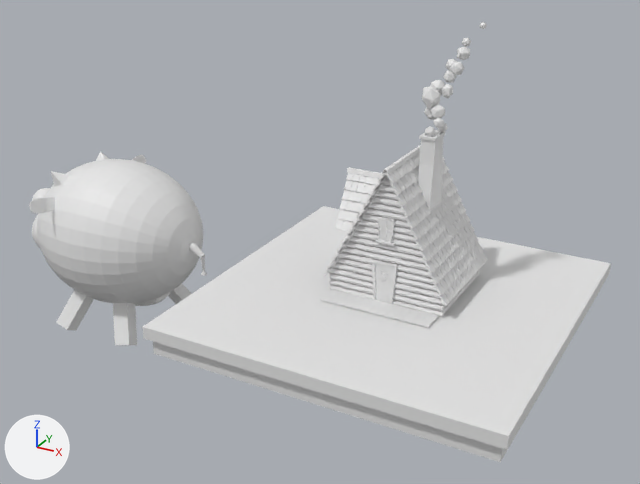
What one commit did to the Blender file House_in_the_forest/House.blend.
The view is the same before and after, from a camera (50 mm lens) standing at (3.04, -6.98, 4.15) and looking at (-0.87, 0.13, 0.59). The axes (+X, +Y, +Z) are drawn at lower left. The lights are the same throughout.

The scene before the commit, as lines of its bpy script (objects in view):
```python
ob_door = bpy.data.objects.new('Door', me_plane_004)
ob_door.location = (0.0, -0.266, 0.518)
ob_door.rotation_euler = (1.571, 0.0, 0.0)  # degrees (90, 0, 0)
ob_door.scale = (0.147, 0.214, 0.147)
ob_plane = bpy.data.objects.new('Plane', me_plane_008)
ob_plane.location = (-3.701, -0.708, 0.741)
ob_plane.rotation_euler = (-0.348, 0.815, -0.258)  # degrees (-20, 47, -15)
ob_plane.scale = (0.98, 0.98, 0.98)
ob_sphere = bpy.data.objects.new('Sphere', me_sphere_003)
ob_sphere.location = (-3.356, -0.005, 0.251)
ob_sphere.rotation_euler = (0.0, 1.571, 0.0)  # degrees (0, 90, 0)
ob_sphere.scale = (0.98, 0.98, 0.98)
ob_sphere_001 = bpy.data.objects.new('Sphere.001', me_sphere_004)
ob_sphere_001.location = (-4.222, -0.005, 0.127)
ob_sphere_001.rotation_euler = (-1.571, 1.571, 0.0)  # degrees (-90, 90, 0)
ob_sphere_001.scale = (0.98, 0.98, 0.98)
ob_sphere_002 = bpy.data.objects.new('Sphere.002', me_sphere_005)
ob_sphere_002.location = (-4.212, -0.23, 0.526)
ob_sphere_002.rotation_euler = (0.0, 1.571, 0.0)  # degrees (0, 90, 0)
ob_sphere_002.scale = (0.154, 0.154, 0.154)
# also in view: 'Tiles' at (0.02, 0.25, 1.03); 'Cube.001' at (0.02, -0.37, 0.31); 'Platform' at (0.0, 0.0, 0.15); 'Chimney' at (0.21, 0.26, 1.4); 'Tiles.001' at (-0.35, 0.26, 1.11)
```
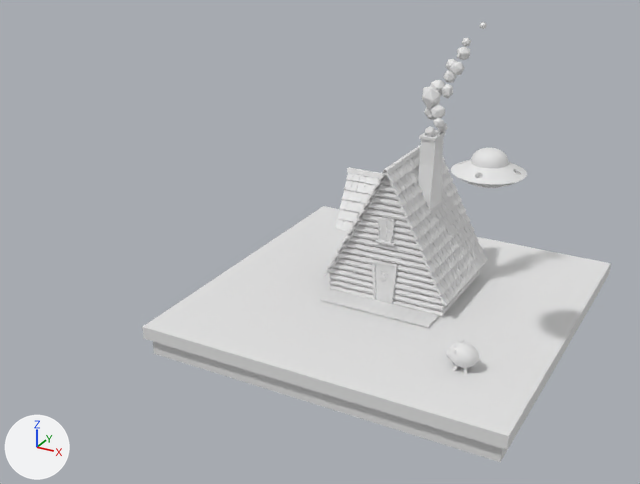
Diff of the bpy script that builds the scene:
```diff
--- a/House_in_the_forest/House.blend.py
+++ b/House_in_the_forest/House.blend.py
@@ me_cylinder_004 @@
+me_cylinder_004.from_pydata(...)  # 648 vertices, 486 faces; spans x -1.0..1.0, y -1.0..1.0, z -0.28..0.6
+me_cylinder_004.polygons.foreach_set('use_smooth', [True] * 486)
@@ ob_sphere @@
 ob_sphere = bpy.data.objects.new('Sphere', me_sphere_003)
-ob_sphere.location = (-3.356, -0.005, 0.251)
+ob_sphere.location = (1.061, -0.967, 0.423)
 ob_sphere.rotation_euler = (0.0, 1.571, 0.0)  # degrees (0, 90, 0)
-ob_sphere.scale = (0.98, 0.98, 0.98)
+ob_sphere.scale = (0.122, 0.122, 0.122)
@@ ob_sphere_001 @@
 ob_sphere_001 = bpy.data.objects.new('Sphere.001', me_sphere_004)
-ob_sphere_001.location = (-4.222, -0.005, 0.127)
+ob_sphere_001.location = (0.953, -0.967, 0.407)
 ob_sphere_001.rotation_euler = (-1.571, 1.571, 0.0)  # degrees (-90, 90, 0)
-ob_sphere_001.scale = (0.98, 0.98, 0.98)
+ob_sphere_001.scale = (0.122, 0.122, 0.122)
@@ ob_sphere_002 @@
 ob_sphere_002 = bpy.data.objects.new('Sphere.002', me_sphere_005)
-ob_sphere_002.location = (-4.212, -0.23, 0.526)
+ob_sphere_002.location = (0.954, -0.995, 0.457)
 ob_sphere_002.rotation_euler = (0.0, 1.571, 0.0)  # degrees (0, 90, 0)
-ob_sphere_002.scale = (0.154, 0.154, 0.154)
+ob_sphere_002.scale = (0.0192, 0.0192, 0.0192)
 _m = ob_sphere_002.modifiers.new('Mirror', 'MIRROR')
@@ ob_plane @@
 ob_plane = bpy.data.objects.new('Plane', me_plane_008)
-ob_plane.location = (-3.701, -0.708, 0.741)
+ob_plane.location = (1.018, -1.054, 0.484)
 ob_plane.rotation_euler = (-0.348, 0.815, -0.258)  # degrees (-20, 47, -15)
-ob_plane.scale = (0.98, 0.98, 0.98)
+ob_plane.scale = (0.122, 0.122, 0.122)
 _m = ob_plane.modifiers.new('Mirror', 'MIRROR')
@@ ob_cylinder_001 @@
+ob_cylinder_001 = bpy.data.objects.new('Cylinder.001', me_cylinder_004)
+ob_cylinder_001.location = (1.043, -0.643, 1.889)
+ob_cylinder_001.scale = (0.292, 0.292, 0.292)
```

Boxes [x1, y1, x2, y2] around the edits, measured in the pictures (640 x 484 px):
'Sphere', moved, rescaled (81% narrower, 82% shorter)
    before: [37, 151, 203, 345]
    after: [449, 341, 479, 375]
'Cylinder.001', added
    after: [451, 148, 527, 188]
'Plane', moved, rescaled (not visible afterwards)
    before: [29, 155, 146, 214]
'Sphere.001', moved, rescaled
    before: [32, 215, 41, 249]
    after: [446, 350, 450, 358]
'Sphere.002', moved, rescaled
    before: [32, 188, 50, 200]
    after: [448, 344, 454, 352]
